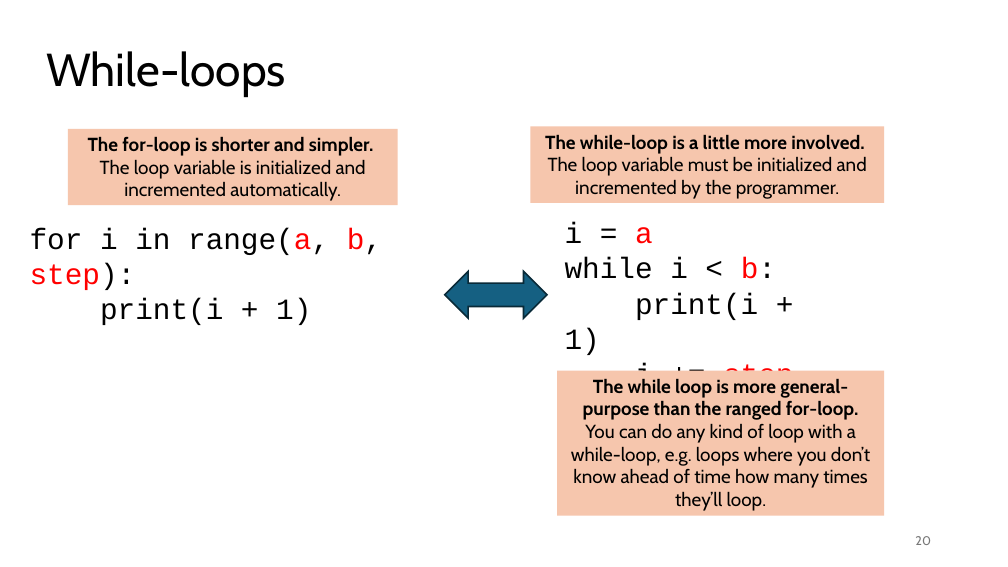
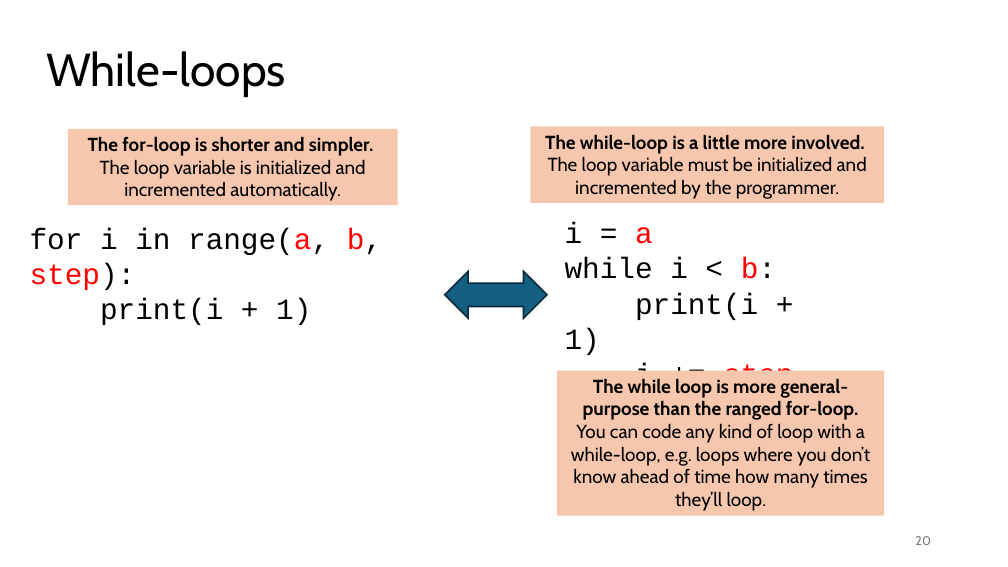
Before and after one commit to tjd1234/cmpt120spring2026, a slide deck: slide 20 of lecture_notes/chapter7/chapter7.pptx. Drawn at 1008x567 pixels with LibreOffice and Linux fonts; fonts in the diff are those of the drawing. Boxes give left, top, right and bottom in pixels: in the first picture for what was removed or moved away, otherwise in the second. Text is boxed around its words. In the diff, an @@ line names an element or a change of style, - is before the commit and + after.

```diff
--- a/lecture_notes/chapter7/chapter7.pptx
+++ b/lecture_notes/chapter7/chapter7.pptx
@@ text in rectangle at [571,378,870,511]: text changed @@
-The while loop is more general-purpose than the ranged for-loop.
-You can do any kind of loop with a while-loop, e.g. loops where you don’t know ahead of time how many times they’ll loop.
+The while loop is more general-purpose than the ranged for-loop.
+You can code any kind of loop with a while-loop, e.g. loops where you don’t know ahead of time how many times they’ll loop.
```
Also in this commit, not shown: 18 other slides changed, 6 slides added, 2 other files.
